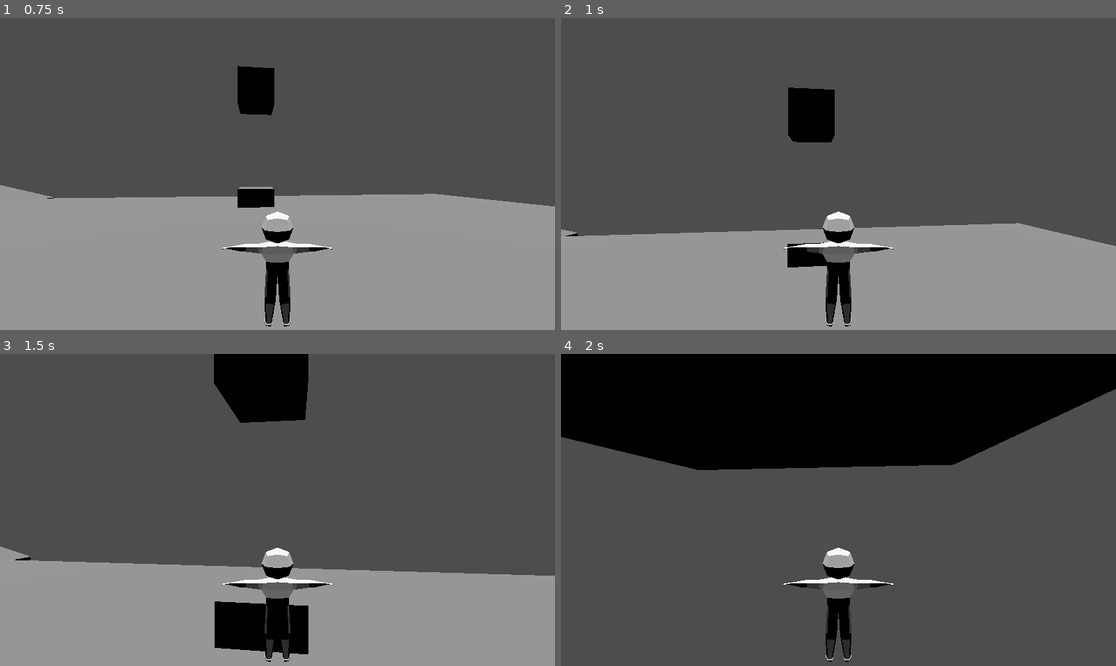
Above: before the commit, frames 1-4 (two rows, left to right).
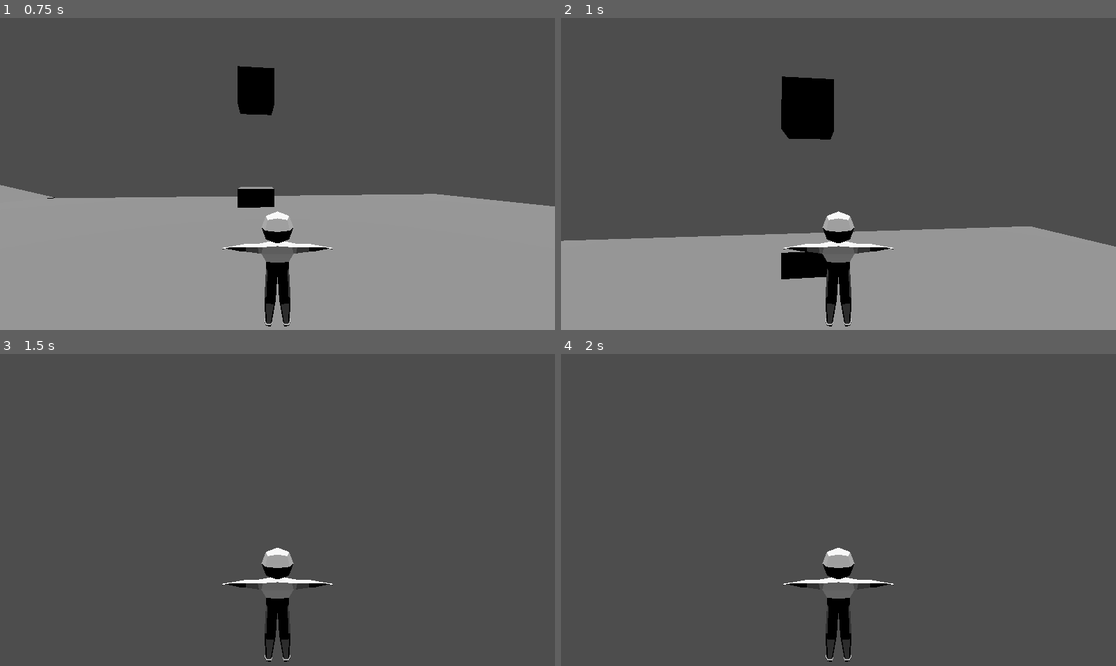
Above: after the commit, the same moments.

Repository: landa03/ProjectRogueKill2ndEd
Game: Godot game, scene res://Levels/TestingGrounds.tscn
Two runs of this game, one before a commit and one after it. Both use one fixed random seed, a clock stepped at 60 frames per second and the inputs below.
Inputs (mouse positions are in pixels of both pictures, inside the frame that each line leads up to):
- Up to frame 1 (0.75 s): move the mouse to (305, 174) at 0.52 s; hold W (move_forward) from 0.53 s (still down)
- Up to frame 2 (1 s): keep holding W (move_forward); tap Space (jump) at 0.77 s
- Up to frame 3 (1.5 s): keep holding W (move_forward); move the mouse to (249, 510) at 1.27 s
- Up to frame 4 (2 s): keep holding W (move_forward); tap Space (jump) at 1.52 s

Frame 1 is identical in both runs. In frame 2, 2.0% of the frame differs, in the area x 0-100%, y 18-84%; in frame 3, 33%, in the area x 0-100%, y 0-100%; in frame 4, 31%.

Commit message:
empeze el air moovment

Diff:
--- a/Levels/TestingGrounds.tscn
+++ b/Levels/TestingGrounds.tscn
@@ -95,3 +95,25 @@
 [node name="MeshInstance3D" type="MeshInstance3D" parent="Blok6" unique_id=1186011078]
 transform = Transform3D(6, 0, 0, 0, 1, 0, 0, 0, 6, 0, 0, 0)
 mesh = SubResource("BoxMesh_ekipt")
+
+[node name="Blok7" type="StaticBody3D" parent="." unique_id=690209102]
+transform = Transform3D(1.5, 2.5980759, 0, -2.5980759, 1.5, 0, 0, 0, 2.9999995, -74.70043, 32.63307, -17.414015)
+
+[node name="CollisionShape3D" type="CollisionShape3D" parent="Blok7" unique_id=915805053]
+transform = Transform3D(6, -1.4901161e-07, 0, -2.3841858e-07, 0.9999999, 0, 0, 0, 5.9999986, 0, 0, 0)
+shape = SubResource("BoxShape3D_kkogj")
+
+[node name="MeshInstance3D" type="MeshInstance3D" parent="Blok7" unique_id=921594354]
+transform = Transform3D(6, 0, 0, 0, 1, 0, 0, 0, 6, 0, 0, 0)
+mesh = SubResource("BoxMesh_ekipt")
+
+[node name="Blok8" type="StaticBody3D" parent="." unique_id=1770627618]
+transform = Transform3D(0.77645725, 2.897777, 0, -2.897777, 0.77645725, 0, 0, 0, 2.9999995, -81.31819, 48.118443, -17.414015)
+
+[node name="CollisionShape3D" type="CollisionShape3D" parent="Blok8" unique_id=147279093]
+transform = Transform3D(6, -1.4901161e-07, 0, -2.3841858e-07, 0.9999999, 0, 0, 0, 5.9999986, 0, 0, 0)
+shape = SubResource("BoxShape3D_kkogj")
+
+[node name="MeshInstance3D" type="MeshInstance3D" parent="Blok8" unique_id=379324162]
+transform = Transform3D(6, 0, 0, 0, 1, 0, 0, 0, 6, 0, 0, 0)
+mesh = SubResource("BoxMesh_ekipt")
--- a/Player/player.gd
+++ b/Player/player.gd
@@ -2,6 +2,7 @@
 #Player walking speed
 @export var max_walking_speed: float = 14
 var walking_speed: float = 0
+@export var ari_controll: float = 0.8
 #The downward acceleration when in the air, in meters per second squared.
 @export var fall_acceleration: float = 50
 @export var jump_strength: float = 20
@@ -36,6 +37,11 @@
 
 	if not is_on_floor():
 		target_velocity.y = target_velocity.y - (fall_acceleration * delta)
+
+		#target_velocity.x = direction.x * walking_speed / ari_controll
+		#target_velocity.z = direction.z * walking_speed / ari_controll
+		target_velocity.x = self.velocity.x + direction.x * walking_speed * ari_controll / 10
+		target_velocity.z = self.velocity.z + direction.z * walking_speed * ari_controll / 10
 	else :
 		target_velocity.y = 0
 		remaining_jumps = max_jumps
@@ -49,8 +55,8 @@
 	move_and_slide()
 
 
-#func _process(delta: float) -> void:
-	#print(self.velocity.length())
+func _process(delta: float) -> void:
+	print(self.velocity.length())
 	#print(self.is_on_floor())
 
 func _ready():
@@ -58,7 +64,7 @@
 	Input.set_mouse_mode(Input.MOUSE_MODE_CAPTURED)
 
 func _input(event):
-	print(event is InputEventMouseMotion)
+	#print(event is InputEventMouseMotion)
 	if event is InputEventMouseMotion:
 		var camera_rotation = event.relative * camera_rotation_sensitivity
 		self.rotate(Vector3.DOWN, deg_to_rad(camera_rotation.x))
--- a/project.godot
+++ b/project.godot
@@ -12,7 +12,7 @@
 
 config/name="RougeKill"
 run/main_scene="uid://8oipc7kclskg"
-config/features=PackedStringArray("4.6", "Forward Plus")
+config/features=PackedStringArray("4.7", "Forward Plus")
 config/icon="res://icon.svg"
 
 [input]
Not shown, changed: Assets/LowPolyDud.glb.import
